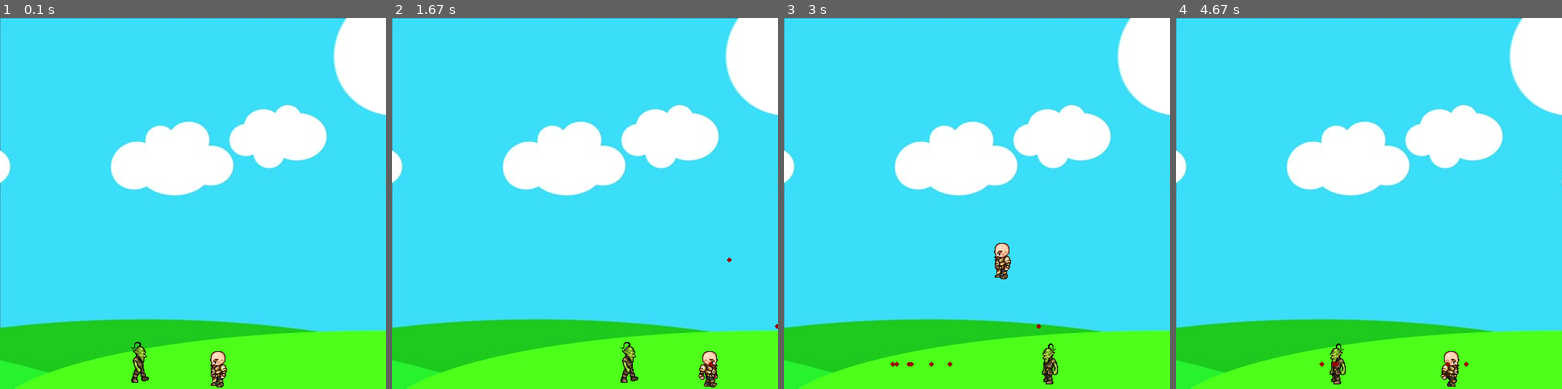
Above: before the commit, frames 1-4 (left to right).
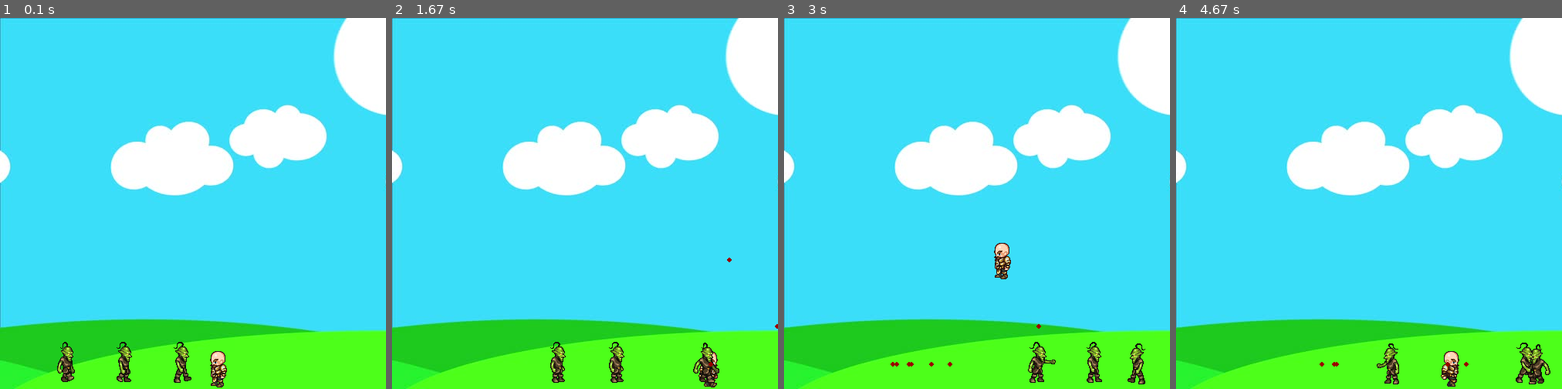
Above: after the commit, the same moments.

Repository: TerriblyClever/pygame_design
Game: pygame game, started from oop_practice_version.py
Same seed, same stepped clock (60 frames per second), same inputs: the game is played once before the commit and once after it.
Inputs:
- Up to frame 1 (0.1 s): no input
- Up to frame 2 (1.67 s): hold Right 0.33-0.8 s; hold Up 0.83-1.13 s; tap Space at 0.9, 1.23, 1.53 s; hold Right 1.17-1.63 s
- Up to frame 3 (3 s): hold Left 1.67-2.2 s; tap Space at 1.73, 2.03, 2.3, 2.6, 2.73 s; hold Left 2.23-2.63 s; hold Up from 2.67 s (still down)
- Up to frame 4 (4.67 s): release Up at 3.03 s; hold Right 3.07-3.7 s; tap Space at 3.13, 3.43, 3.8, 4.1, 4.3, 4.6 s; hold Left 3.73-4.2 s; hold Right from 4.23 s (still down)

The runs differ from the first frame. In frame 1, 1.1% of the frame differs, in the area x 14-50%, y 87-99%; in frame 2, 1.2%, in the area x 41-85%, y 87-99%; in frame 3, 1.1%; in frame 4, 1.2%.

Commit message:
finished up the addition of an enemy sprite and then quickly progressed to adding more than one enemy, giving them random spawning locations and velocities

Diff:
--- a/oop_practice_version.py
+++ b/oop_practice_version.py
@@ -1,4 +1,4 @@
-import pygame
+import pygame, random
 from game_variables import *
 
 pygame.init()
@@ -69,19 +69,19 @@
     pygame.image.load('images/L9E.png'), pygame.image.load('images/L10E.png'),
     pygame.image.load('images/L11E.png')]
 
-    def __init__(self, x, y, width, height, end):
+    def __init__(self, x, y, width, height, end, walk_count):
         self.x_coord = x
         self.y_coord = y
         self.width = width
         self.height = height
         self.end = end
-        self.path = [self.x_coord, self.end]
-        self.walk_count = 0
-        self.velocity = 3
+        self.path = [-32, GAME_WINDOW_X - 32]
+        self.walk_count = walk_count
+        self.velocity = random.randint(3, 6)
 
     def draw(self, GAME_WINDOW):
         self.move()
-        if self.walk_count + 1 <= 33:
+        if self.walk_count + 1 >= 33:
             self.walk_count = 0
 
         if self.velocity > 0: #means the sprite is moving right
@@ -91,23 +91,18 @@
         else: #means the sprite is moving to the left
             GAME_WINDOW.blit(self.walk_left[self.walk_count//3], (self.x_coord, self.y_coord))
             self.walk_count += 1
-        print(self.walk_count)
 
     def move(self):
         if self.velocity > 0: #indicates the character is moving to the right
             if self.x_coord + self.velocity < self.path[1]: #checks if character is past end coordinate
                 self.x_coord += self.velocity
             else:
-                self.velocity *= -1
-                #self.walk_count = 0
-                self.x_coord += self.velocity
+                self.velocity *= -1 #reverses the direction of travel
         else:
             if self.x_coord - self.velocity > self.path[0]: #checks if character past initial x coordinate
                 self.x_coord += self.velocity
             else:
-                self.velocity *= -1
-                #self.walk_count = 0
-                self.x_coord += self.velocity
+                self.velocity *= -1 #reverses the direction of travel
 
 class Projectile(object):
     """Class for drawing projctiles that will originate at a particular character."""
@@ -128,6 +123,8 @@
     GAME_WINDOW.blit(background, (0,0))
     hero.draw(GAME_WINDOW)
     goblin.draw(GAME_WINDOW)
+    goblin2.draw(GAME_WINDOW)
+    goblin3.draw(GAME_WINDOW)
     for bullet in bullets:
         bullet.draw(GAME_WINDOW)
     pygame.display.update()
@@ -136,7 +133,9 @@
 hero = Player(GAME_WINDOW_CENTER, GAME_WINDOW_BOTTOM, 64, 64)
 
 #first instance of an enemy sprite
-goblin = Enemy(GAME_WINDOW_CENTER - 100, GAME_WINDOW_BOTTOM, 64, 64, GAME_WINDOW_CENTER + 100)
+goblin = Enemy(random.randint(32, GAME_WINDOW_X - 64), GAME_WINDOW_BOTTOM, 64, 64, GAME_WINDOW_X - 32, random.randint(0, 33))
+goblin2 = Enemy(random.randint(32, GAME_WINDOW_X - 64), GAME_WINDOW_BOTTOM, 64, 64, GAME_WINDOW_X - 32, random.randint(0, 33))
+goblin3 = Enemy(random.randint(32, GAME_WINDOW_X - 64), GAME_WINDOW_BOTTOM, 64, 64, GAME_WINDOW_X - 32, random.randint(0, 33))
 
 bullets = [] #list for keeping track of all bullet sprites
 #MAIN GAME LOOP
